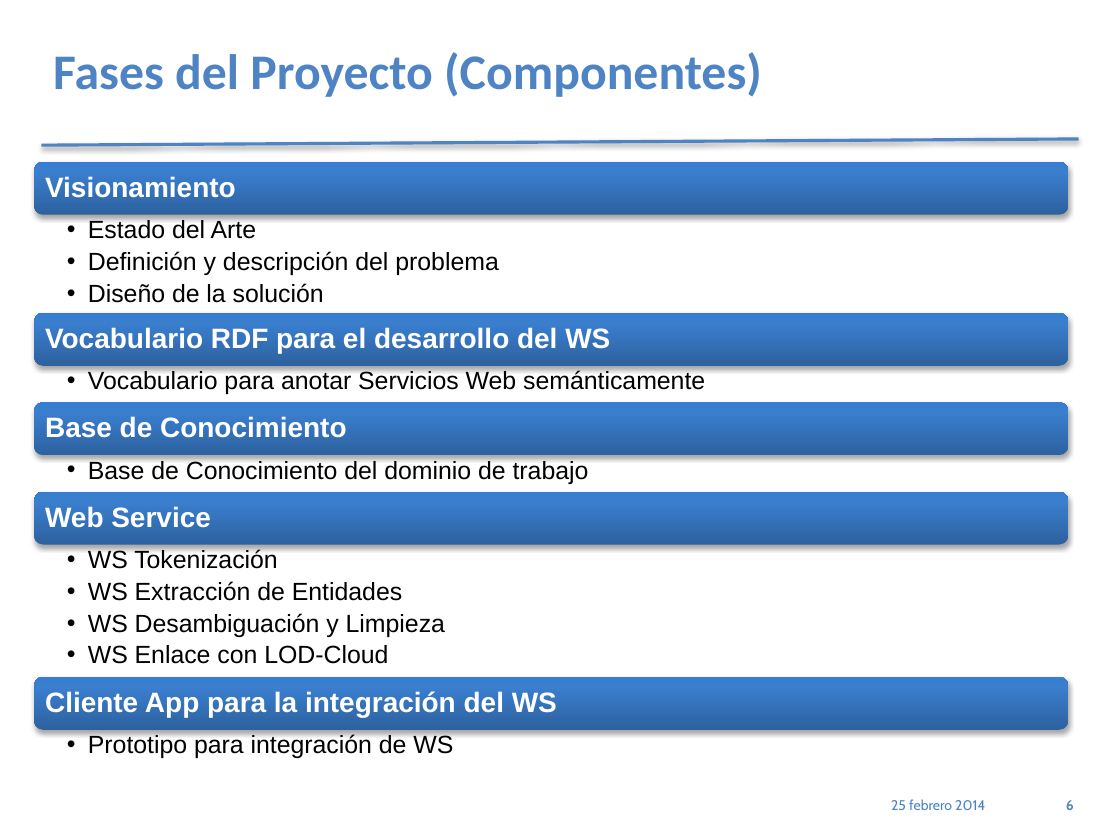
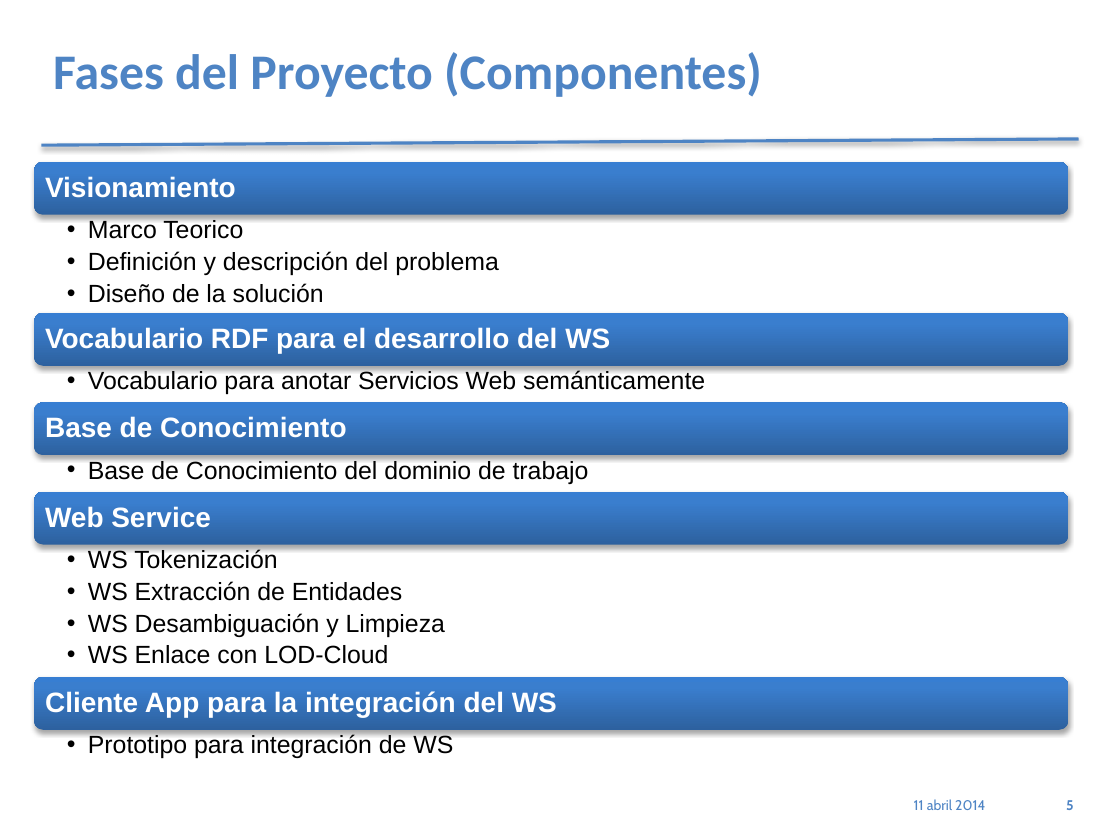
Before and after one commit to jholoc/proyectoScrapy, a slide deck: slide 5 of PresetnacionPracticum_4.1.pptx (slide 6 before the commit). Drawn at 1120x840 pixels with LibreOffice and Linux fonts; fonts in the diff are those of the drawing. Boxes give left, top, right and bottom in pixels: in the first picture for what was removed or moved away, otherwise in the second. Text is boxed around its words. In the diff, an @@ line names an element or a change of style, - is before the commit and + after.

```diff
--- a/PresetnacionPracticum_4.1.pptx
+++ b/PresetnacionPracticum_4.1.pptx
@@ text at [88,218,243,239]: text changed @@
-  •• Estado del Arte
+  •• Marco Teorico
@@ text at [914,799,985,810]: text changed @@
-25 febrero 2014
+11 abril 2014
@@ page number at [1066,800,1074,810]: text changed @@
-6
+5
```
Also in this commit, not shown: 8 other slides changed, 5 slides added, 2 slides removed, 21 other files.
